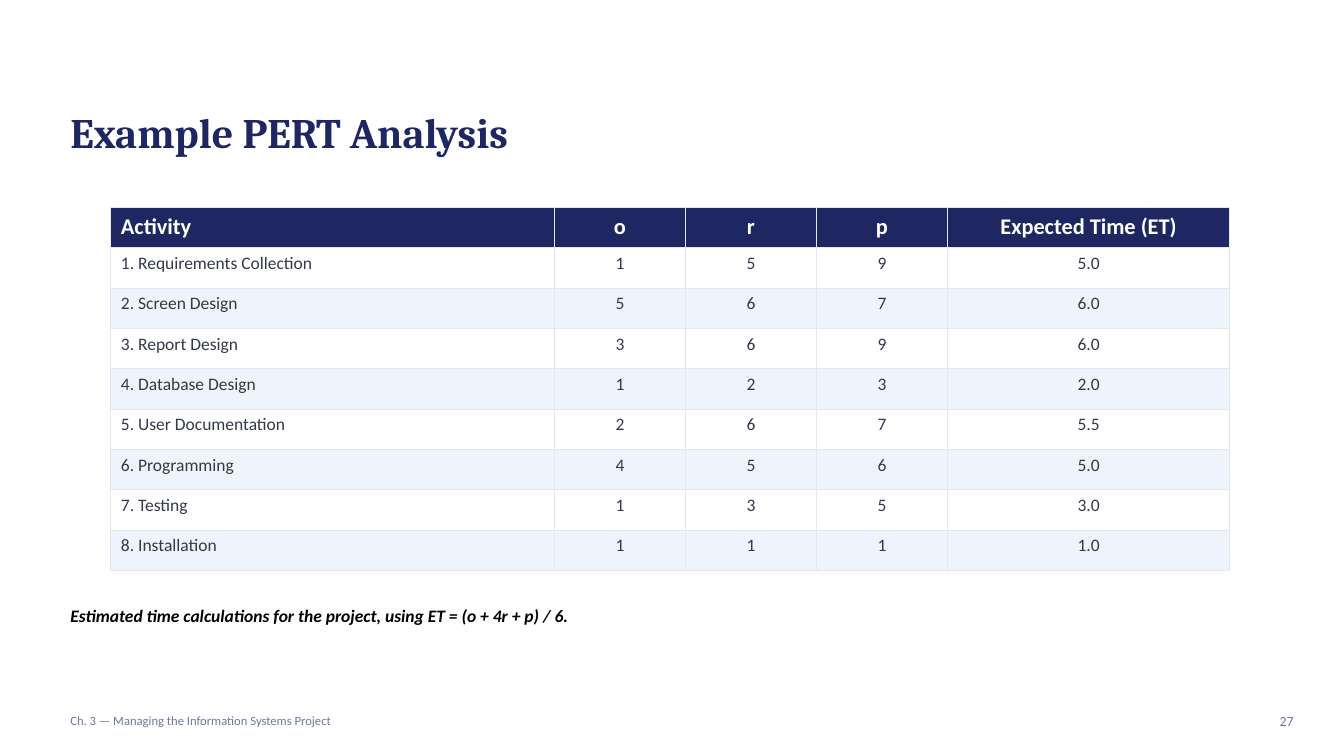
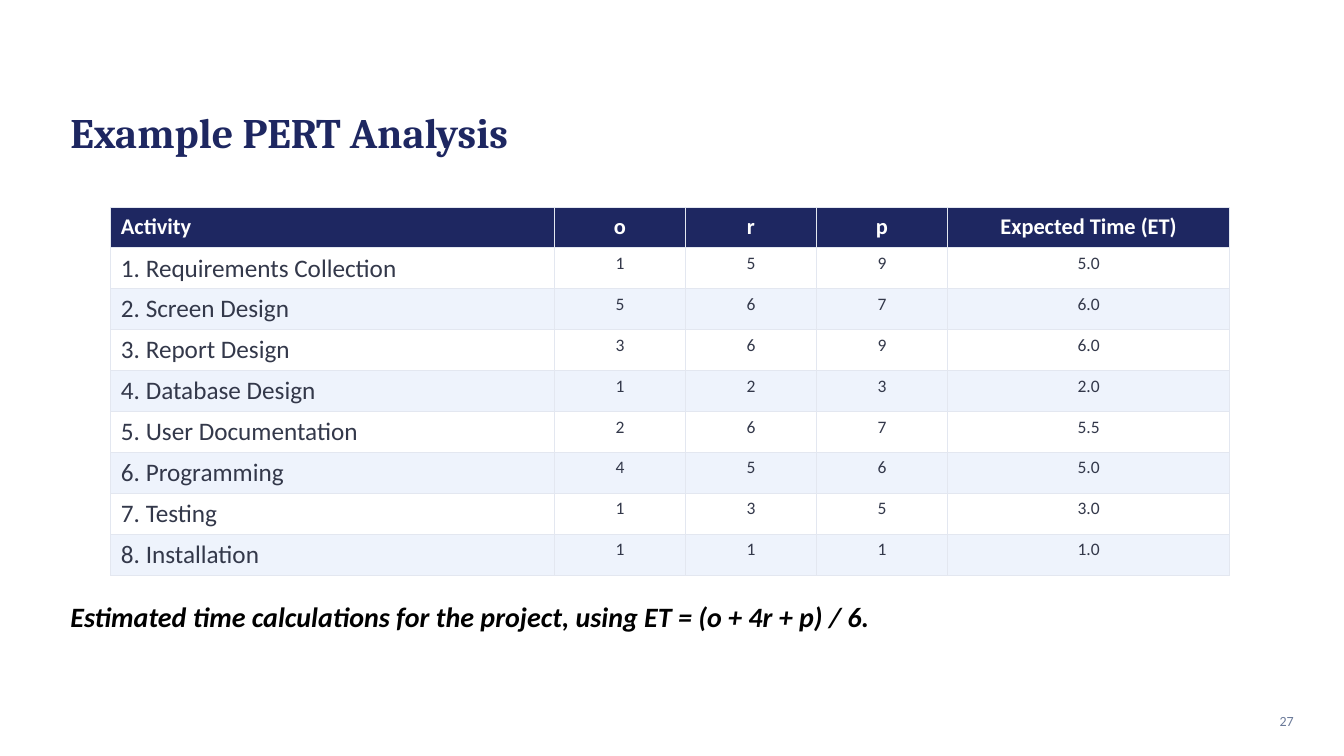
Before and after one commit to shakiliitju/Masters-in-IT, a slide deck: slide 24 of Chapter One 1448/IT 611_Advanced Information Systems Analysis and Design/Lectute Slides/hoffer_msad6e_ch03_updated.pptx. Drawn at 1344x756 pixels with LibreOffice and Linux fonts; fonts in the diff are those of the drawing. Boxes give left, top, right and bottom in pixels: in the first picture for what was removed or moved away, otherwise in the second. Text is boxed around its words. In the diff, an @@ line names an element or a change of style, - is before the commit and + after.

Commit message:
Update IT course lecture materials
Added updated lecture slide PDFs and PowerPoint files for IT 611 Systems Analysis and Design and IT 641 Data Management and Governance, including new Week 1 and revised chapter materials. Removed older ER/SQL lecture files that were superseded by the refreshed course content.

```diff
--- a/Chapter One 1448/IT 611_Advanced Information Systems Analysis and Design/Lectute Slides/hoffer_msad6e_ch03_updated.pptx
+++ b/Chapter One 1448/IT 611_Advanced Information Systems Analysis and Design/Lectute Slides/hoffer_msad6e_ch03_updated.pptx
@@ table at (x1=111, y1=208, x2=1230, y2=571) @@
@@ size 12.5 to 18 pt in "1. Requirements Collection", "2. Screen Design", "3. Report Design", "4. Database Design" and 4 more places @@
@@ text "Estimated time calculations for the ..." at (x1=70, y1=606, x2=869, y2=632): size 12.5 to 20 pt @@
@@ text removed at (x1=70, y1=716, x2=331, y2=727) @@
-Ch. 3 — Managing the Information Systems Project
```
Also in this commit, not shown: 24 other slides changed, 9 other files.
